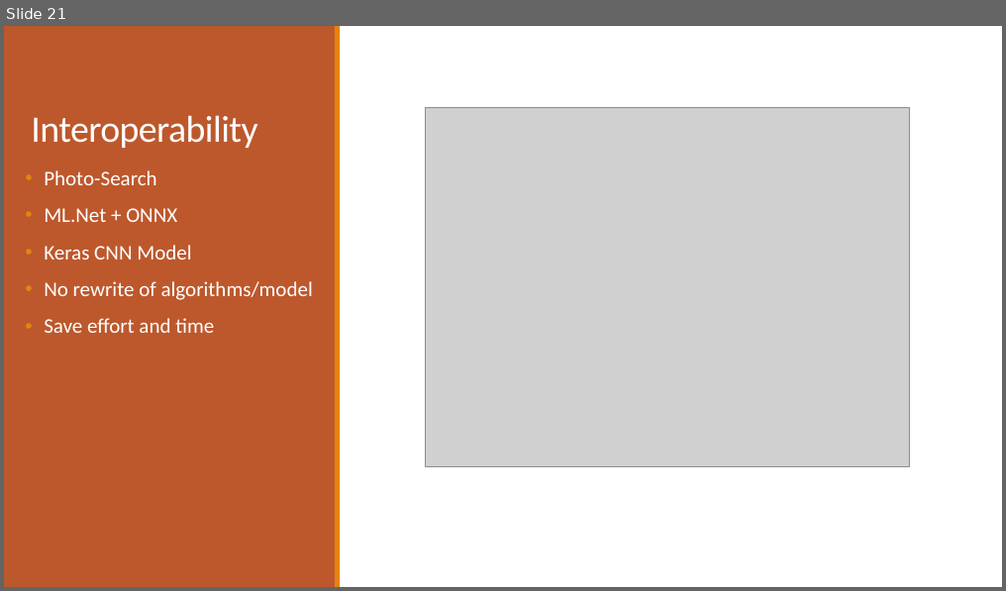
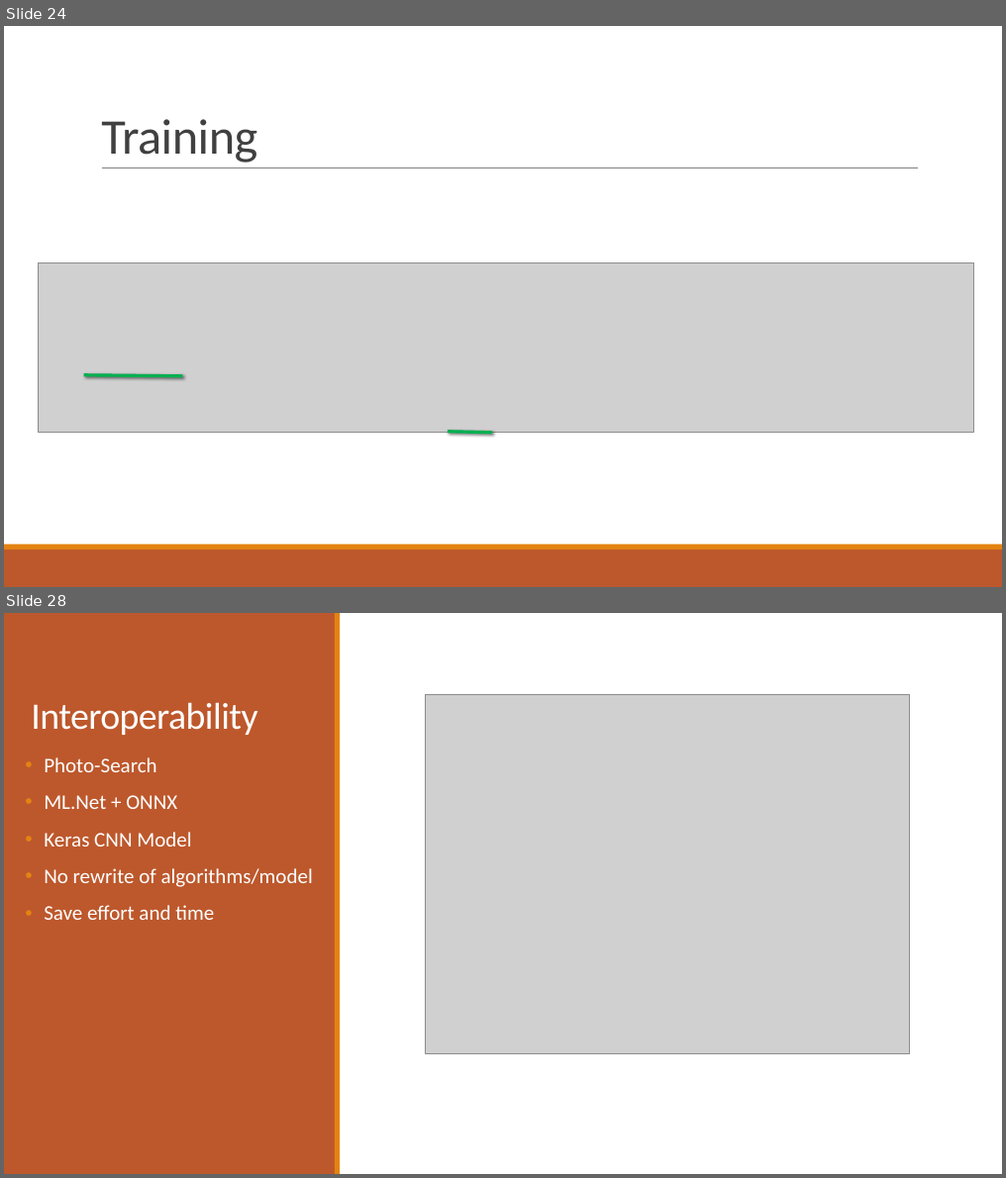
Before and after one commit to praveenraghuvanshi1512/AIML, a slide deck: Meetup_DotNet_10_Aug_2019/ML_Net_Praveen_Raghuvanshi_10_Aug_2019.pptx. Shown one above the other, each under a label of ours: slide 21 before the commit, slides 24 and 28 after it; the slides between them are not shown. The pictures are 1006x591 and 1006x1178 pixels, drawn with LibreOffice and Linux fonts; fonts in the diff are those of the drawing; grey boxes stand for pictures. Boxes give left, top, right and bottom in pixels: in the first picture for what was removed or moved away, otherwise in the second. Text is boxed around its words. In the diff, an @@ line names an element or a change of style, - is before the commit and + after.

```diff
--- a/Meetup_DotNet_10_Aug_2019/ML_Net_Praveen_Raghuvanshi_10_Aug_2019.pptx
+++ b/Meetup_DotNet_10_Aug_2019/ML_Net_Praveen_Raghuvanshi_10_Aug_2019.pptx
@@ slide 24 added at (4,26,1002,587), background #FFFFFF @@
@@ title added at (101,119,257,163), 48 pt, text #404040 @@
+Training
@@ line added from (102, 169) to (918, 169), #808080 0.5 pt @@
@@ picture added at (38,264,973,433) @@
@@ line added from (84, 375) to (183, 376), #00B050 3 pt @@
@@ line added from (448, 432) to (492, 433), #00B050 3 pt @@
@@ rectangle added at (4,550,1002,587), fill #BD582C @@
@@ rectangle added at (4,545,1002,550), fill #E48312 @@
@@ what was slide 21 is now slide 28 @@
```
Also in this commit, not shown: 6 other slides added.
